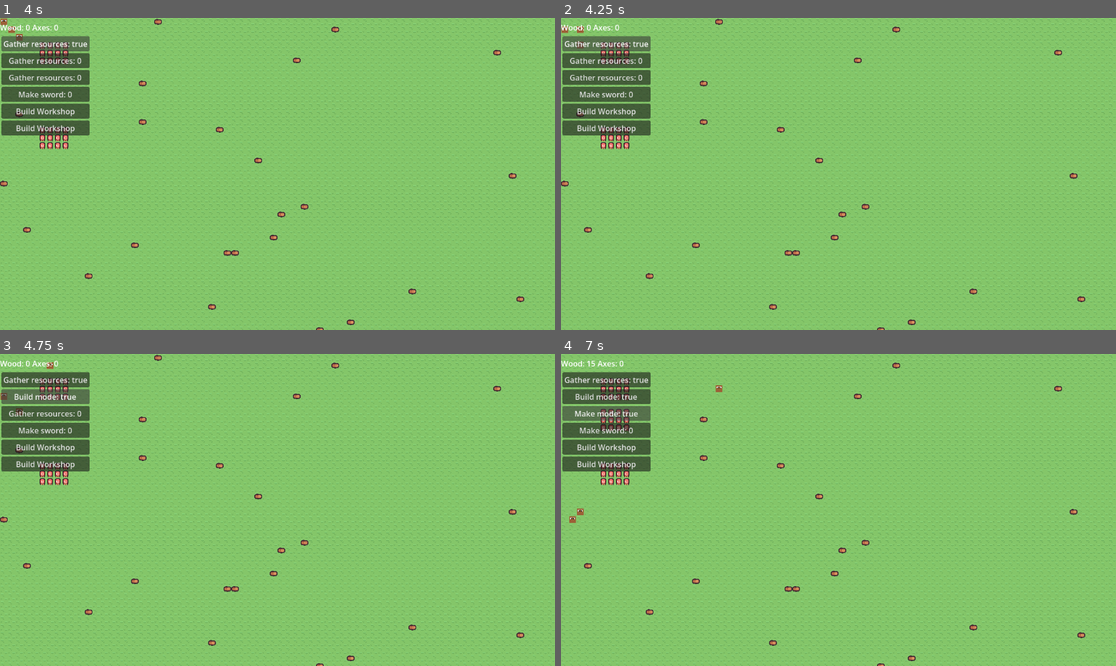
Above: before the commit, frames 1-4 (two rows, left to right).
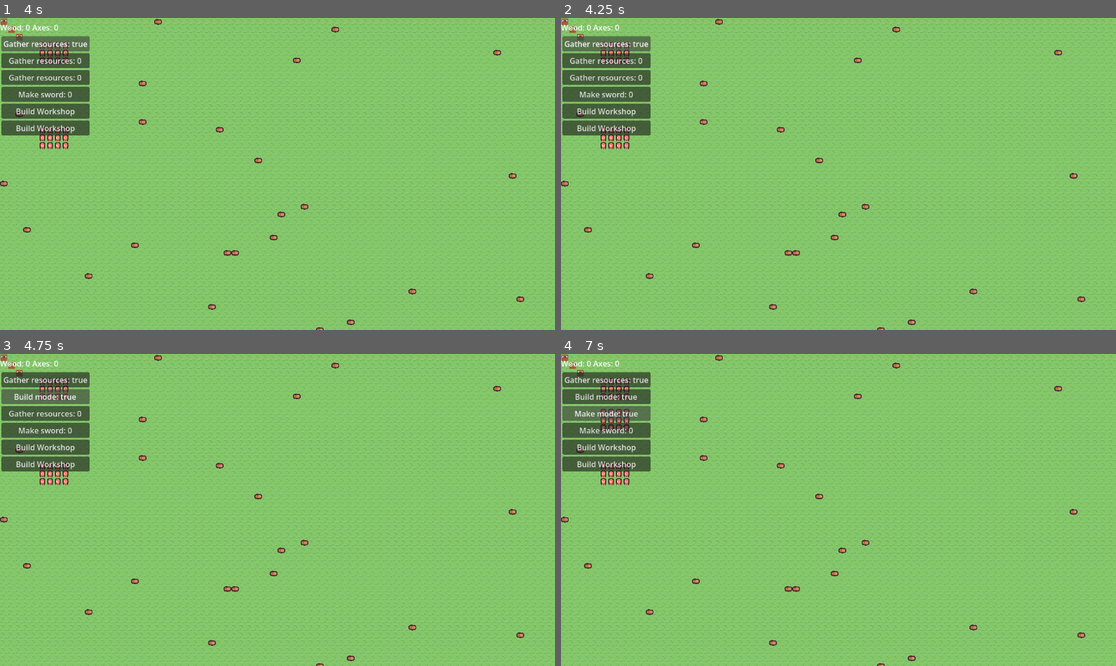
Above: after the commit, the same moments.

Repository: amandodaw/zd-prototype
Game: Godot game, scene res://scenes/world.tscn
Two runs of this game, one before a commit and one after it. Both use one fixed random seed, a clock stepped at 60 frames per second and the inputs below.
Inputs:
- Up to frame 1 (4 s): click "Build Workshop" at 0.5 s; click "Build Workshop" at 1.25 s; click "Gather resources: 0" at 2 s; click "Gather resources: true" at 2.75 s; click "Gather resources: false" at 3.5 s
- Up to frame 2 (4.25 s): no input
- Up to frame 3 (4.75 s): click "Gather resources: 0" at 4.25 s
- Up to frame 4 (7 s): click "Build mode: true" at 5 s; click "Build mode: false" at 5.75 s; click "Gather resources: 0" at 6.5 s

Frame 1 is identical in both runs. In frame 2, 0.1% of the frame differs, in the area x 0-5%, y 0-10%; in frame 3, 0.1%; in frame 4, 0.3%, in the area x 0-30%, y 0-55%.

Commit message:
Solucionados bugs de asignar la orden varias veces cuando el plan se vaciaba ypero seguia habiendo una accion

Diff:
--- a/scripts/components/actions/build_action.gd
+++ b/scripts/components/actions/build_action.gd
@@ -2,12 +2,18 @@
 extends Action
 
 func execute(entity: Entity, delta: float):
+	#Si ha terminado, no hacer nada
+	if finished:
+		return
+
 	var city_comp = entity.get_component(AIComponent).city_comp
 	var build_order : BuildOrderComponent = city_comp.build_orders.get(entity.get_component(TargetComponent).target_pos)
 
-	#Si ha terminado, no hacer nada
-	if finished:
+	#Si no existe build_order, parar
+	if build_order == null:
+		stop_building(entity)
 		return
+
 	#Si se ha cancelado la tarea de construccion, cancelar
 	if !city_comp.tasks[city_comp.Tasks.BUILD]:
 		cancel_build(entity, build_order)
@@ -17,7 +23,7 @@
 		build_order.state = BuildOrderComponent.State.IN_PROGRESS
 		entity.build_bar.visible = true
 		entity.build_bar.value = build_order.progress * 10
-
+		#Se buguea al terminar de construir. En algún lugar se borra build_order
 		if build_order.progress >= build_order.needed:
 			finish_build(entity, build_order)
 			return
@@ -43,19 +49,16 @@
 	entity.get_component(TargetComponent).target_pos = GridUtils.INVALID
 	finished = true
 	entity.build_bar.visible = false
-	print(entity.get_component(AIComponent).city_comp.build_orders)
 
 func cancel_build(entity: Entity, build_order : BuildOrderComponent) ->void:
 	var city_comp = entity.get_component(AIComponent).city_comp
-
 	city_comp.wood_amount += build_order.cost
-	build_order.state = build_order.State.FREE
+	build_order.state = BuildOrderComponent.State.FREE
 	build_order.worker = null
 	stop_building(entity)
 
 func finish_build(entity: Entity, build_order : BuildOrderComponent) ->void:
 	var city_comp = entity.get_component(AIComponent).city_comp
-
 	build_order.progress = 0
 	place_building(entity, build_order)
 	build_order.state = BuildOrderComponent.State.DONE
--- a/scripts/human.gd
+++ b/scripts/human.gd
@@ -15,12 +15,12 @@
 	#check_job(delta)
 	match get_component(AIComponent).current_job:
 		city_comp.Tasks.BUILD:
-			build(delta)
+			pass
 		city_comp.Tasks.MAKE:
 			#make(delta)
 			pass
 		city_comp.Tasks.GATHER_RESOURCES:
-			gather(delta)
+			pass
 
 
 
@@ -93,44 +93,44 @@
 
 	follow_path(delta)
 
-# ------------------------------------------------
-# BUILD
-# ------------------------------------------------
-
-func build(delta: float) -> void:
-	var build_order : BuildOrderComponent = city_comp.build_orders.get(get_component(TargetComponent).target_pos)
-
-	if !city_comp.tasks[city_comp.Tasks.BUILD]:
-		city_comp.wood_amount += build_order.cost
-		reset_job()
-		return
-
-	if get_component(PositionComponent).grid_pos == get_component(TargetComponent).adyacent_target_pos:
-		build_bar.visible = true
-
-		build_bar.value = build_order.progress * 10
-
-		if build_order.progress >= build_order.needed:
-			build_order.progress = 0
-			place_building(build_order)
-			city_comp.build_orders.erase(get_component(TargetComponent).target_pos)
-			finish_build()
-			return
-		build_order.progress += delta
-		return
-
-	follow_path(delta)
-
-func place_building(build_order : BuildOrderComponent) -> void:
-	for offset in build_order.form:
-		var target_cell = get_component(TargetComponent).target_pos + offset
-		var atlas_coords = build_order.origin + offset
-
-		elements_map.set_cell(target_cell, 0, atlas_coords)
-		if offset == Vector2i(2, 2):
-			#poner donde van los humanos a crear cosas. donde "ven el workshop"
-			city_comp.entities.set(target_cell, "workplace")
-			city_comp.astar.set_point_solid(target_cell, false)
+## ------------------------------------------------
+## BUILD
+## ------------------------------------------------
+#
+#func build(delta: float) -> void:
+	#var build_order : BuildOrderComponent = city_comp.build_orders.get(get_component(TargetComponent).target_pos)
+#
+	#if !city_comp.tasks[city_comp.Tasks.BUILD]:
+		#city_comp.wood_amount += build_order.cost
+		#reset_job()
+		#return
+	#
+	#if get_component(PositionComponent).grid_pos == get_component(TargetComponent).adyacent_target_pos:
+		#build_bar.visible = true
+		#
+		#build_bar.value = build_order.progress * 10
+#
+		#if build_order.progress >= build_order.needed:
+			#build_order.progress = 0
+			#place_building(build_order)
+			#city_comp.build_orders.erase(get_component(TargetComponent).target_pos)
+			#finish_build()
+			#return
+		#build_order.progress += delta
+		#return
+#
+	#follow_path(delta)
+#
+#func place_building(build_order : BuildOrderComponent) -> void:
+	#for offset in build_order.form:
+		#var target_cell = get_component(TargetComponent).target_pos + offset
+		#var atlas_coords = build_order.origin + offset
+#
+		#elements_map.set_cell(target_cell, 0, atlas_coords)
+		#if offset == Vector2i(2, 2):
+			##poner donde van los humanos a crear cosas. donde "ven el workshop"
+			#city_comp.entities.set(target_cell, "workplace")
+			#city_comp.astar.set_point_solid(target_cell, false)
 
 #func take_build_action() -> bool:
 	#for build_order in city_comp.build_orders.keys():
--- a/scripts/systems/ai_system.gd
+++ b/scripts/systems/ai_system.gd
@@ -15,13 +15,13 @@
 		ai_comp.check_job_count = 0
 		if ai_comp.current_job != city_comp.Tasks.IDLE and city_comp.tasks[ai_comp.current_job]:
 			return
-		if city_comp.tasks[city_comp.Tasks.BUILD]:
+		if city_comp.tasks[city_comp.Tasks.BUILD] and !city_comp.build_orders.is_empty():
 			#Si ya tiene build_order y no tiene plan, ejecutarla
 			if has_build_order(entity, city_comp.build_orders):
-				if plan.plan.is_empty():
+				if plan.plan.is_empty() and plan.current_action==null:
 					plan.plan.append(MoveAction.new())
 					plan.plan.append(BuildAction.new())
-					return
+				return
 			#Si no tiene y hay disponibles, asignar trabajo para calcular en target_system.
 			if is_build_order_available(city_comp.build_orders):
 				ai_comp.current_job = city_comp.Tasks.BUILD
--- a/scripts/systems/target_system.gd
+++ b/scripts/systems/target_system.gd
@@ -3,12 +3,15 @@
 func update(delta : float, entities :  Array[Entity]):
 	for entity in entities:
 		var ai_comp : AIComponent = entity.get_component(AIComponent)
+		var target_comp : TargetComponent = entity.get_component(TargetComponent)
+		var plan_comp : PlanComponent = entity.get_component(PlanComponent)
 		match ai_comp.current_job:
 			CityComponent.Tasks.GATHER_RESOURCES:
 				pass
 			CityComponent.Tasks.BUILD:
-				if !take_build_action(entity):
-					ai_comp.current_job = CityComponent.Tasks.IDLE
+				if plan_comp.current_action == null:
+					if !take_build_action(entity):
+						ai_comp.current_job = CityComponent.Tasks.IDLE
 			CityComponent.Tasks.MAKE:
 				pass
 
@@ -16,7 +19,7 @@
 	var city_comp : CityComponent = entity.get_component(AIComponent).city_comp
 	for build_order_pos in city_comp.build_orders.keys():
 		var build_order : BuildOrderComponent = city_comp.build_orders.get(build_order_pos)
-		if build_order.state == build_order.State.FREE:
+		if build_order.state == BuildOrderComponent.State.FREE:
 			if city_comp.wood_amount < build_order.cost:
 				print("not enough wood")
 				return false
@@ -28,7 +31,6 @@
 			entity.get_component(TargetComponent).target_pos = build_order_pos
 			entity.get_component(TargetComponent).adyacent_target_pos = entity.choose_adjacent(build_order_pos)
 
-			print("posicion del target de construccion: ", entity.get_component(TargetComponent).target_pos)
 			#city_comp.build_orders.erase(build_order_pos)
 			reserve_target(entity)
 			#set_astar_path()
